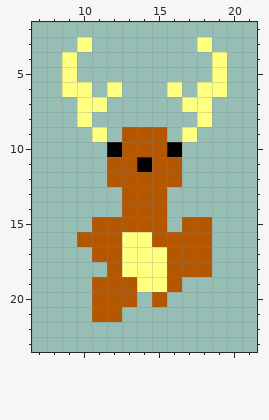
One commit to this pixel-art sprite: game/images/characters/aylah/aylah_front_walk3.png. The picture above was drawn from the file before the commit.
The file is 29x29 pixels. Shown: x 7..21, y 2..23.
The result:
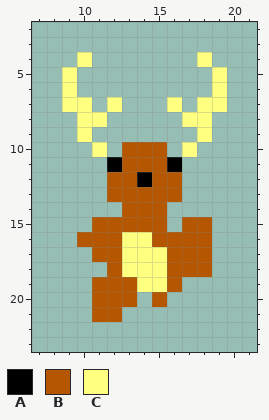
Palette (. is transparent): A #000000  B #b55700  C #ffff80
The commit says: Modified Aylah Sprites More consistent head bobbing
The exact change:
y 3: x 10 C -> .; x 18 C -> .
y 4: x 9..10 C. -> .C; x 18..19 .C -> C.
y 6: x 10 C -> .; x 12 C -> .; x 16 C -> .; x 18 C -> .
y 7: x 9 . -> C; x 11..12 C. -> .C; x 16..17 .C -> C.; x 19 . -> C
y 8: x 11 . -> C; x 17 . -> C
y 9: x 10..11 .C -> C.; x 13..15 BBB -> ...; x 17..18 C. -> .C
y 10: x 11..12 .A -> C.; x 16..17 A. -> .C
y 11: x 12 B -> A; x 14 A -> B; x 16 B -> A
y 12: x 14 B -> A
y 13: x 12 . -> B; x 16 . -> B
Changed places in both pictures, as pixel boxes (x1, y1, x2, y2):
changed: (62, 37, 227, 202)
